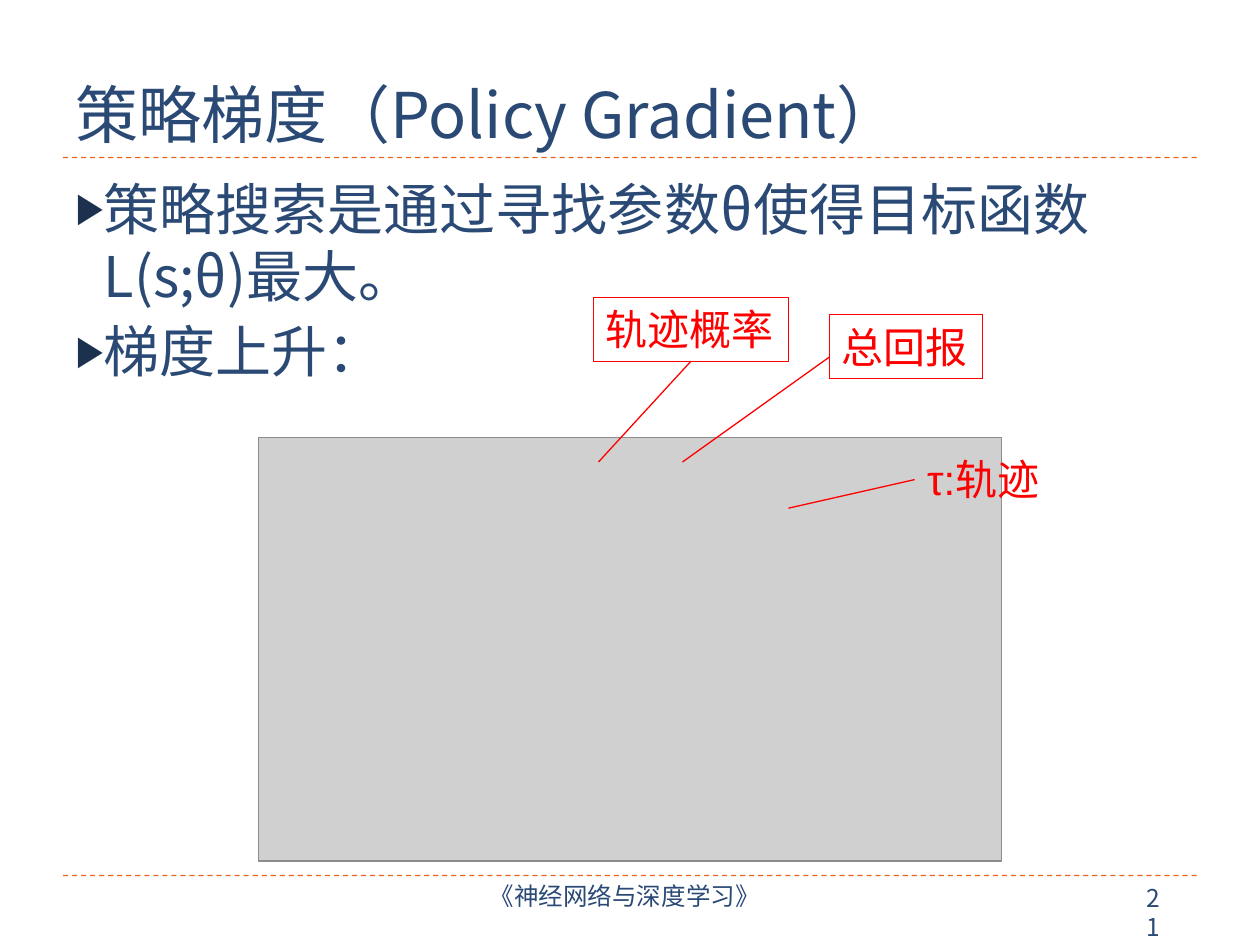
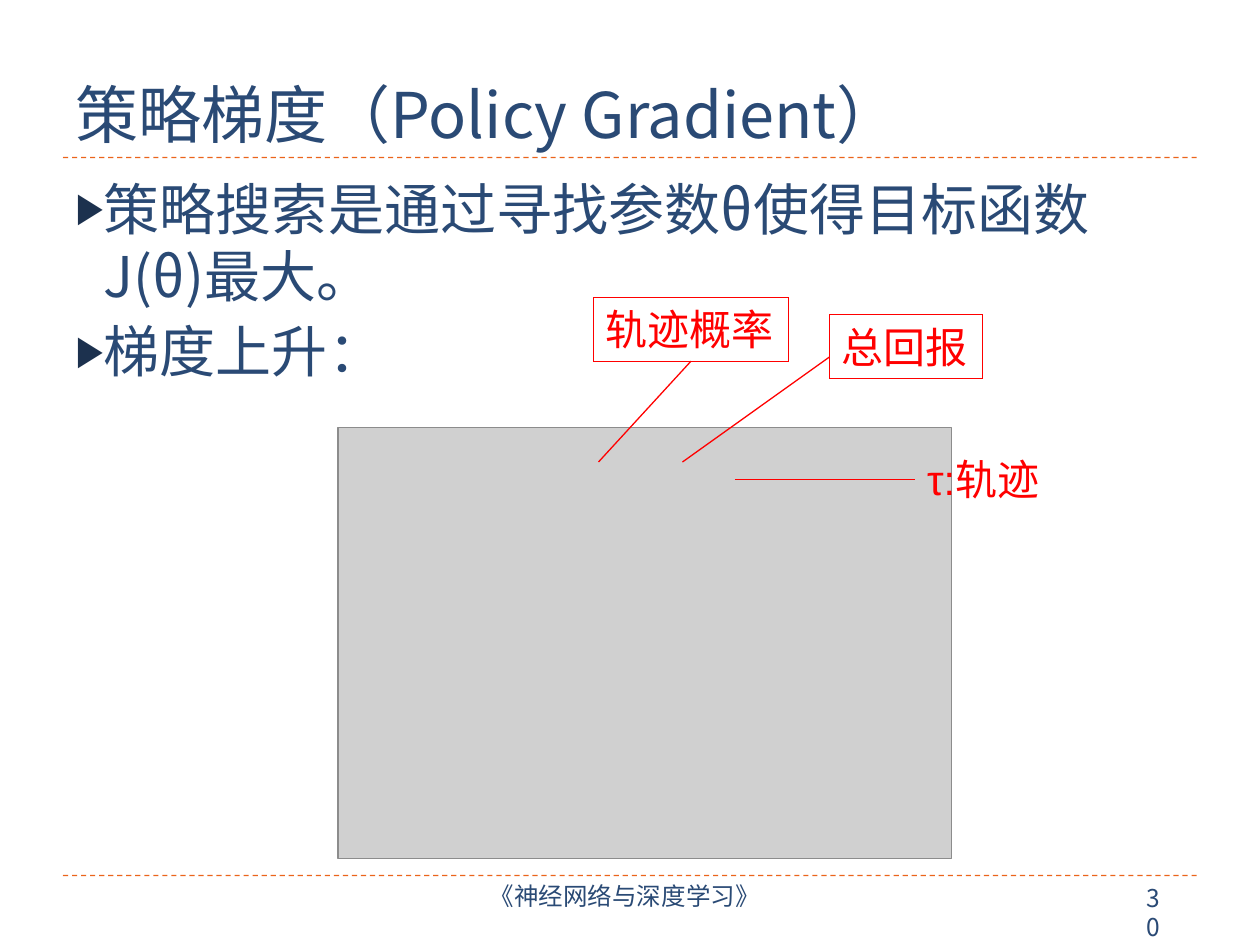
Before and after one commit to nndl/nndl.github.io, a slide deck: slide 30 of ppt/chap-深度强化学习.pptx (slide 21 before the commit). Drawn at 1260x945 pixels with LibreOffice and Linux fonts; fonts in the diff are those of the drawing; grey boxes stand for pictures. Boxes give left, top, right and bottom in pixels: in the first picture for what was removed or moved away, otherwise in the second. Text is boxed around its words. In the diff, an @@ line names an element or a change of style, - is before the commit and + after.

```diff
--- a/ppt/chap-深度强化学习.pptx
+++ b/ppt/chap-深度强化学习.pptx
@@ text at [104, 183, 1090, 308]: text changed @@
-▶ 策略搜索是通过寻找参数θ使得目标函数L(s;θ)最大。
+▶ 策略搜索是通过寻找参数θ使得目标函数J(θ)最大。
@@ picture: place and size @@
-picture at [258, 437, 1002, 861]
+picture at [338, 427, 951, 858]
@@ line moved from (789, 508) - (915, 480) to (735, 480) - (915, 480) @@
@@ page number at [1134, 877, 1186, 920]: text changed @@
-21
+30
```
Also in this commit, not shown: 11 other slides changed, 18 slides added, 4 slides removed, 2 other files.
